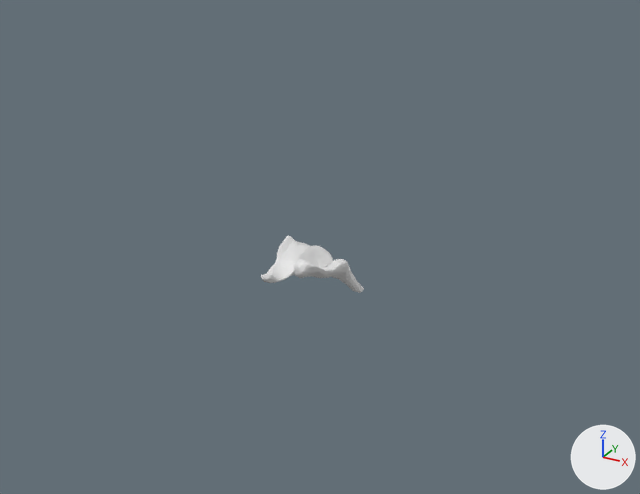
Renders of the glTF model models/immune.glb from each side of a commit.
Camera for both pictures: a 50 mm camera at (232.0, -1706.0, 88.0) aimed at (18.0, -1318.0, -107.0). Arrows for +X, +Y and +Z are at lower right; the lights stay in place. The picture after the commit comes second.

The older version as bpy lines, for what is in view:
```python
me_thymus = bpy.data.meshes.new('thymus')
me_thymus.from_pydata(...)  # 1046 vertices, 2080 faces; spans x -24.8..21.8, y -1329.8..-1257.6, z -159.3..-119.7
ob_thymus = bpy.data.objects.new('thymus', me_thymus)
ob_thymus.location = (0.0, 0.0, 0.0)
```
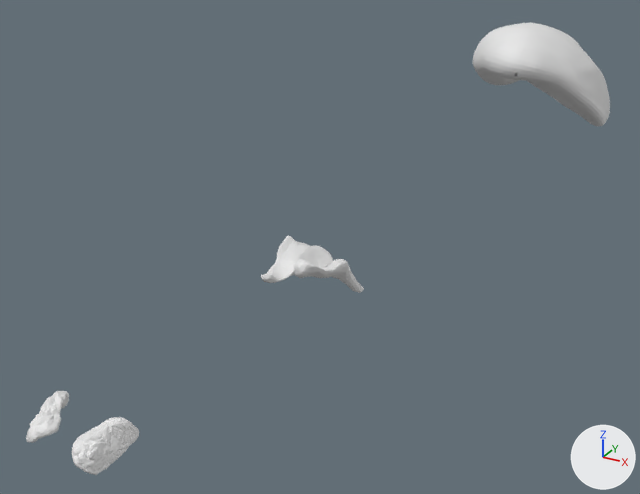
Where the change shows, as pixel boxes [x1, y1, x2, y2] in the pictures (640 x 494 px):
'spleen', added: after [473, 23, 610, 126]
'tonsils', added: after [26, 391, 139, 475]

The change, as a list of edits to the scene's bpy script:
```text
Add me_tonsils:
    me_tonsils.from_pydata(...)  # 2003 vertices, 3998 faces; spans x -25.1..22.6, y -1502.8..-1472.8, z -136.2..-118.2
Add me_spleen:
    me_spleen.from_pydata(...)  # 2512 vertices, 5000 faces; spans x 38.3..120.8, y -1178.7..-1077.0, z -80.1..-9.1
Add ob_tonsils:
    ob_tonsils = bpy.data.objects.new('tonsils', me_tonsils)
    ob_tonsils.location = (0.0, 0.0, 0.0)
Add ob_spleen:
    ob_spleen = bpy.data.objects.new('spleen', me_spleen)
    ob_spleen.location = (0.0, 0.0, 0.0)
```
